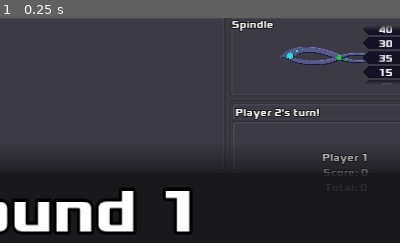
Above: before the commit, frame 1.
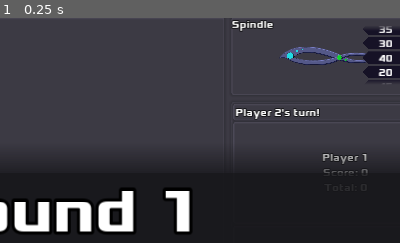
Above: after the commit, the same moment.

Repository: zacryol/spindle-of-serendipity
Game: Godot game, scene res://game/GamePanel.tscn
The game is run twice, just before and just after one commit, with the same random seed, the same clock (stepped at 60 frames per second) and the same inputs. This scene is started directly instead of the project's main scene.
Inputs:
- Up to frame 1 (0.25 s): no input
The pictures show only the part of the screen within x 42-92%, y 7-57%; the shares and areas given below are measured in that part.

The runs differ from the first frame. In frame 1, 0.2% of the frame differs, in the area x 94-98%, y 3-26%.
Error in both runs: Division By Zero in operator '%'. (res://system/singletons/EntryManager.gd:72)

Commit message:
Some tweaks to scoring system

Diff:
--- a/godot/game/components/ScoreItem.gd
+++ b/godot/game/components/ScoreItem.gd
@@ -11,6 +11,8 @@
 	$Label.text = str(new_value)
 	if new_value < 0:
 		$Label.modulate = Color.red
+	elif new_value >= 50:
+		$Label.modulate = Color.yellow
 	else:
 		$Label.modulate = Color.white
 	pass
--- a/godot/game/components/SpindleScores.gd
+++ b/godot/game/components/SpindleScores.gd
@@ -5,10 +5,12 @@
 onready var center_item := $VBoxContainer/ScoreItem4
 
 var scores: Array = [
+	-15,
 	-5,
 	10,
 	15,
 	20,
+	25,
 	25,
 	30,
 	35,
@@ -19,6 +21,9 @@
 
 func _ready():
 	scores.shuffle()
+	scores.append(-25)
+	scores.append(85)
+	scores.append(-25)
 	set_values()
 
 
--- a/godot/game/components/SpindleScores.tscn
+++ b/godot/game/components/SpindleScores.tscn
@@ -34,36 +34,29 @@
 }
 
 [node name="ScoreItem" parent="VBoxContainer" instance=ExtResource( 2 )]
-margin_right = 74.0
 
 [node name="ScoreItem2" parent="VBoxContainer" instance=ExtResource( 2 )]
 margin_top = 23.0
-margin_right = 74.0
 margin_bottom = 42.0
 
 [node name="ScoreItem3" parent="VBoxContainer" instance=ExtResource( 2 )]
 margin_top = 46.0
-margin_right = 74.0
 margin_bottom = 65.0
 
 [node name="ScoreItem4" parent="VBoxContainer" instance=ExtResource( 2 )]
 margin_top = 69.0
-margin_right = 74.0
 margin_bottom = 88.0
 
 [node name="ScoreItem5" parent="VBoxContainer" instance=ExtResource( 2 )]
 margin_top = 92.0
-margin_right = 74.0
 margin_bottom = 111.0
 
 [node name="ScoreItem6" parent="VBoxContainer" instance=ExtResource( 2 )]
 margin_top = 115.0
-margin_right = 74.0
 margin_bottom = 134.0
 
 [node name="ScoreItem7" parent="VBoxContainer" instance=ExtResource( 2 )]
 margin_top = 138.0
-margin_right = 74.0
 margin_bottom = 157.0
 
 [node name="Panel" type="Panel" parent="."]
@@ -81,5 +74,5 @@
 custom_styles/panel = SubResource( 1 )
 
 [node name="Timer" type="Timer" parent="."]
-wait_time = 0.05
+wait_time = 0.1
 [connection signal="timeout" from="Timer" to="." method="_on_Timer_timeout"]
